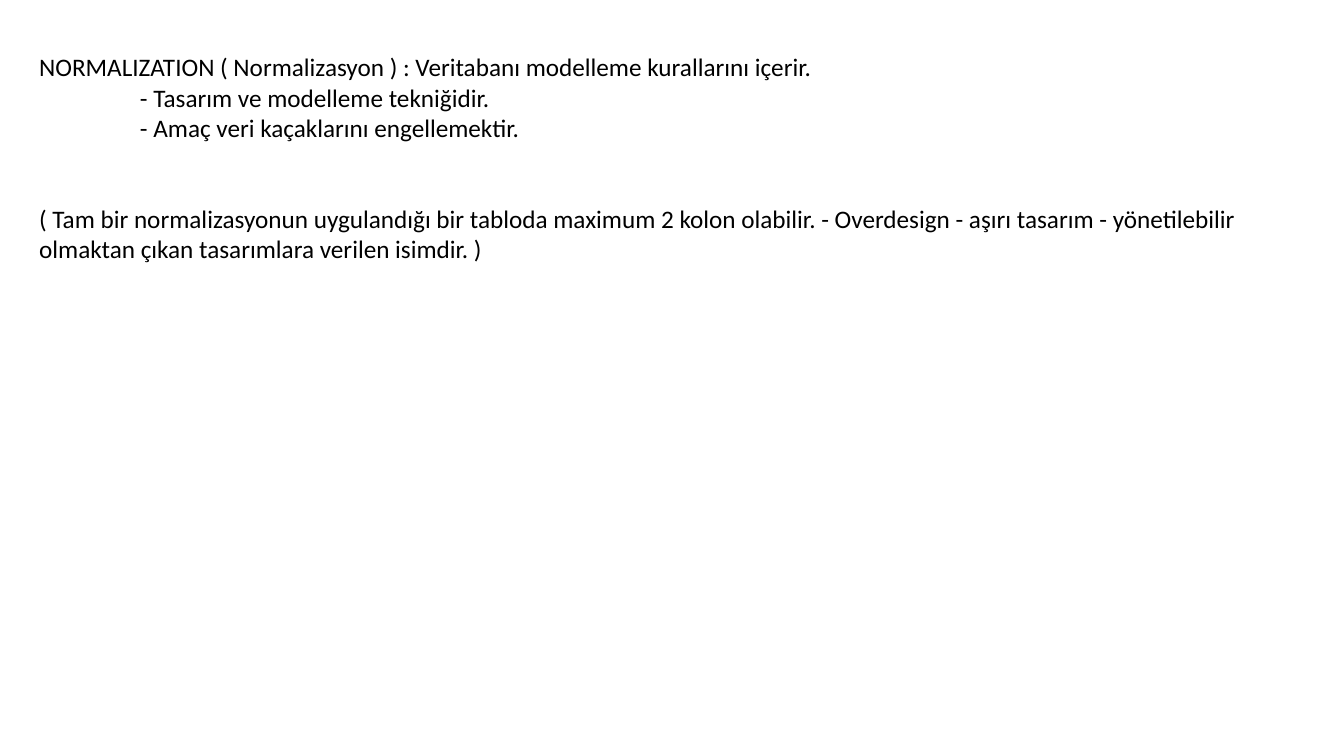
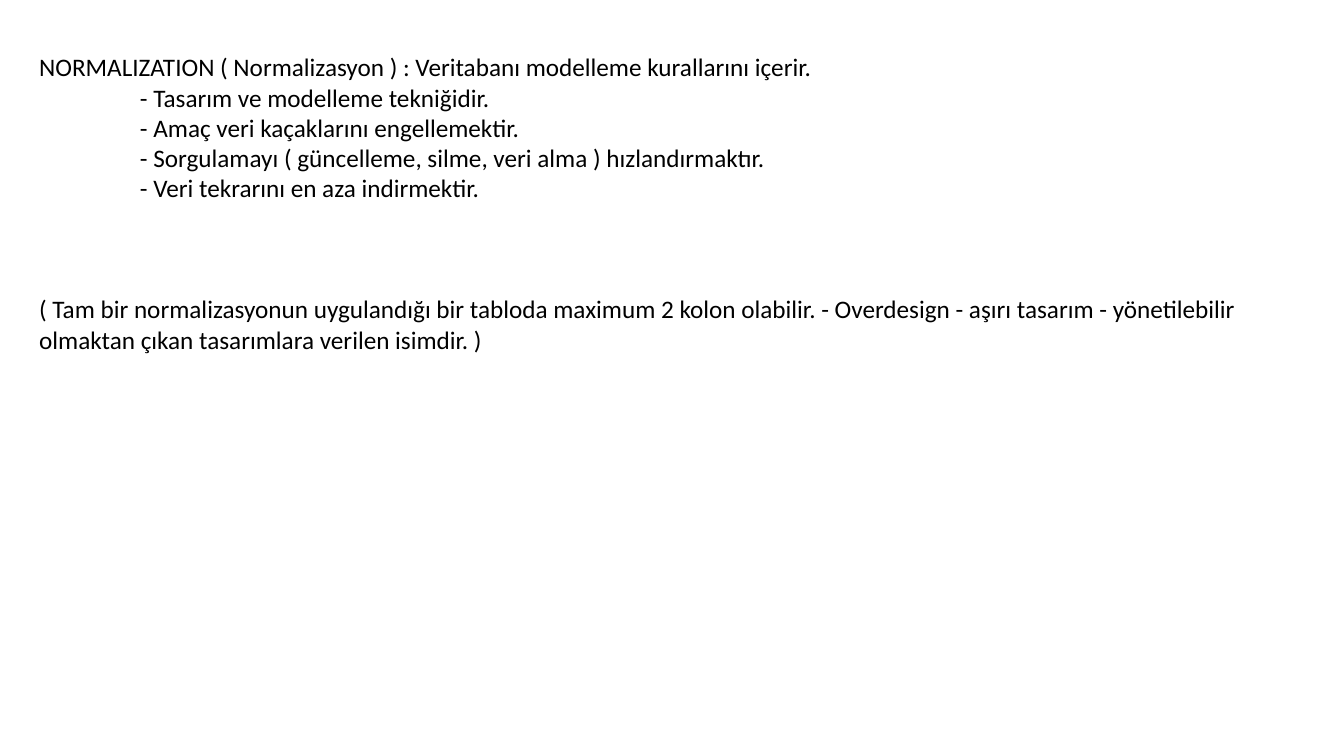
Before and after one commit to celalaksu/Python-Programlama-Kursu, a slide deck: slide 28 of Python txt json Dosyaları ve SQLite Veritabanı.pptx. Drawn at 1344x756 pixels with LibreOffice and Linux fonts; fonts in the diff are those of the drawing. Boxes give left, top, right and bottom in pixels: in the first picture for what was removed or moved away, otherwise in the second. Text is boxed around its words. In the diff, an @@ line names an element or a change of style, - is before the commit and + after.

```diff
--- a/Python txt json Dosyaları ve SQLite Veritabanı.pptx
+++ b/Python txt json Dosyaları ve SQLite Veritabanı.pptx
@@ text at [153,149,764,198]: paragraphs added @@
+- Sorgulamayı ( güncelleme, silme, veri alma ) hızlandırmaktır.
+- Veri tekrarını en aza indirmektir.
```
Also in this commit, not shown: 17 other slides changed, 7 slides added, 1 slide removed.
